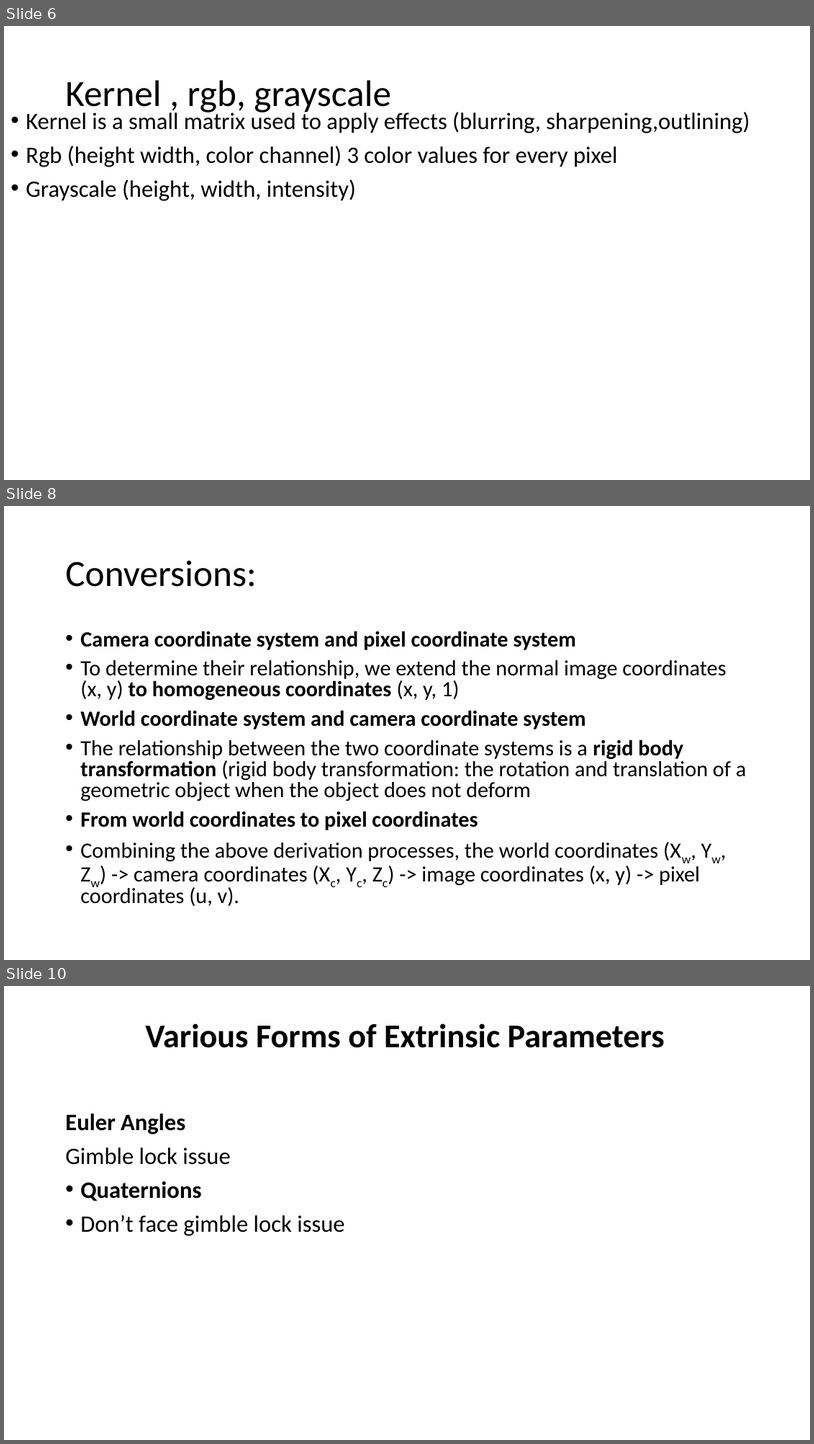
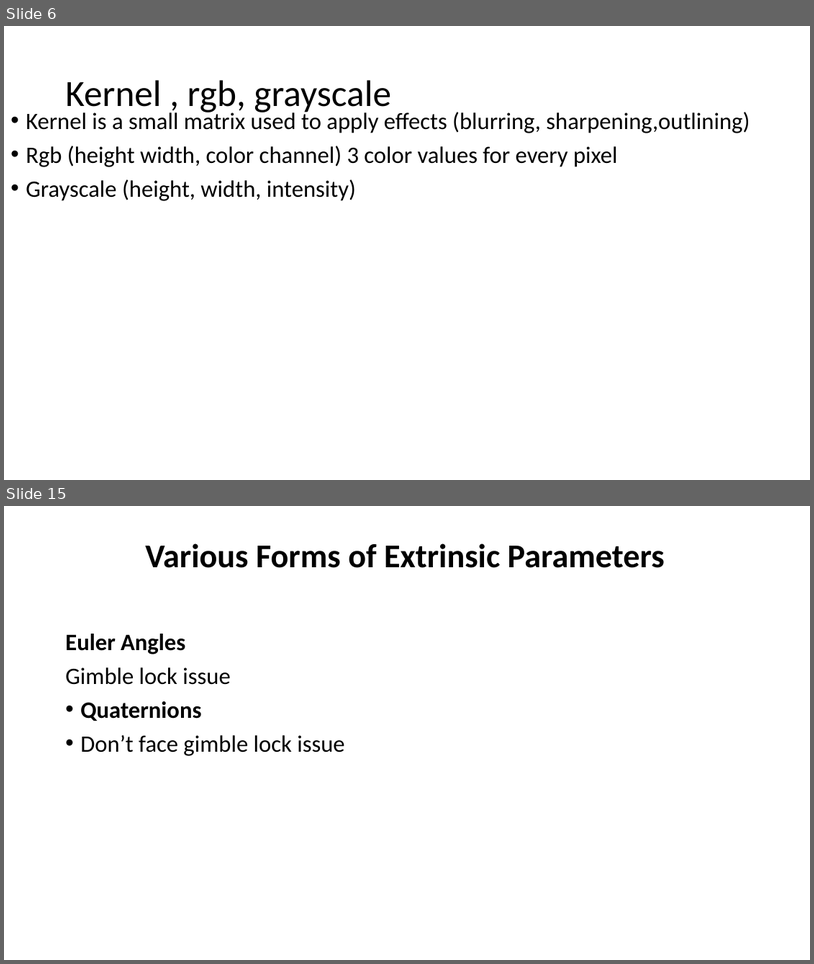
Before and after one commit to MimoHasPurpose/research-journey, a slide deck: computer-vision-research/progress-updates/28-08-2025.pptx. Shown one above the other, each under a label of ours: slides 6, 8 and 10 before the commit, slides 6 and 15 after it; the slides between them are not shown. The pictures are 814x1444 and 814x964 pixels, drawn with LibreOffice and Linux fonts; fonts in the diff are those of the drawing. Boxes give left, top, right and bottom in pixels: in the first picture for what was removed or moved away, otherwise in the second. Text is boxed around its words. In the diff, an @@ line names an element or a change of style, - is before the commit and + after.

```diff
--- a/computer-vision-research/progress-updates/28-08-2025.pptx
+++ b/computer-vision-research/progress-updates/28-08-2025.pptx
@@ slide 8 removed at box(4, 506, 810, 960), background #FFFFFF @@
@@ title removed at box(65, 560, 256, 587) @@
-Conversions:
@@ text removed at box(80, 631, 746, 906) @@
-• Camera coordinate system and pixel coordinate system
-• To determine their relationship, we extend the normal image coordinates (x, y) to homogeneous coordinates (x, y, 1)
-• World coordinate system and camera coordinate system
-• The relationship between the two coordinate systems is a rigid body transformation (rigid body transformation: the rotation and translation of a geometric object when the object does not deform
-• From world coordinates to pixel coordinates
-• Combining the above derivation processes, the world coordinates (Xw, Yw, Zw) -> camera coordinates (Xc, Yc, Zc) -> image coordinates (x, y) -> pixel coordinates (u, v).
@@ what was slide 10 is now slide 15 @@
```
Also in this commit, not shown: 2 slides changed, 6 slides added, 5 other files.
